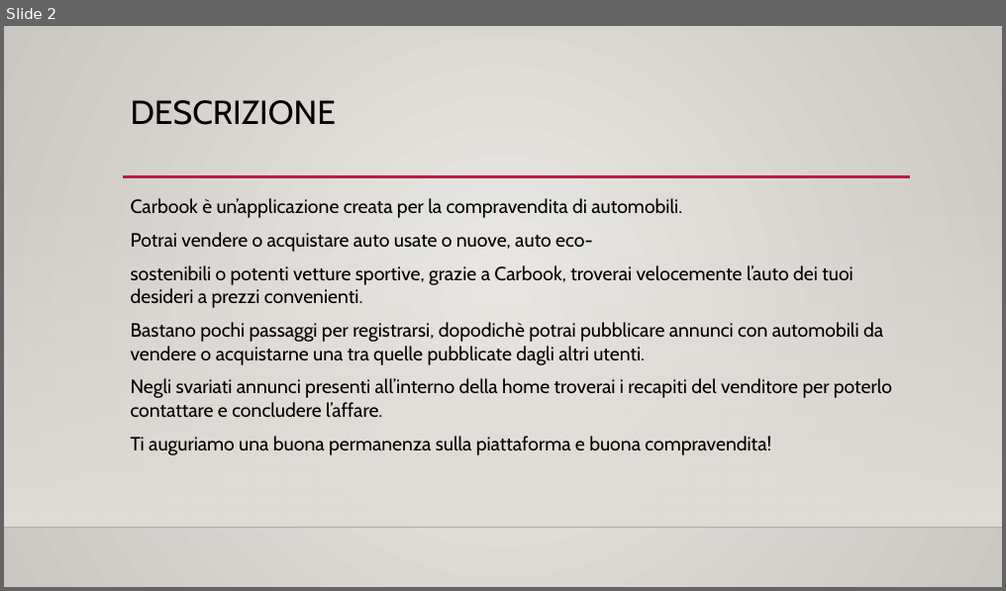
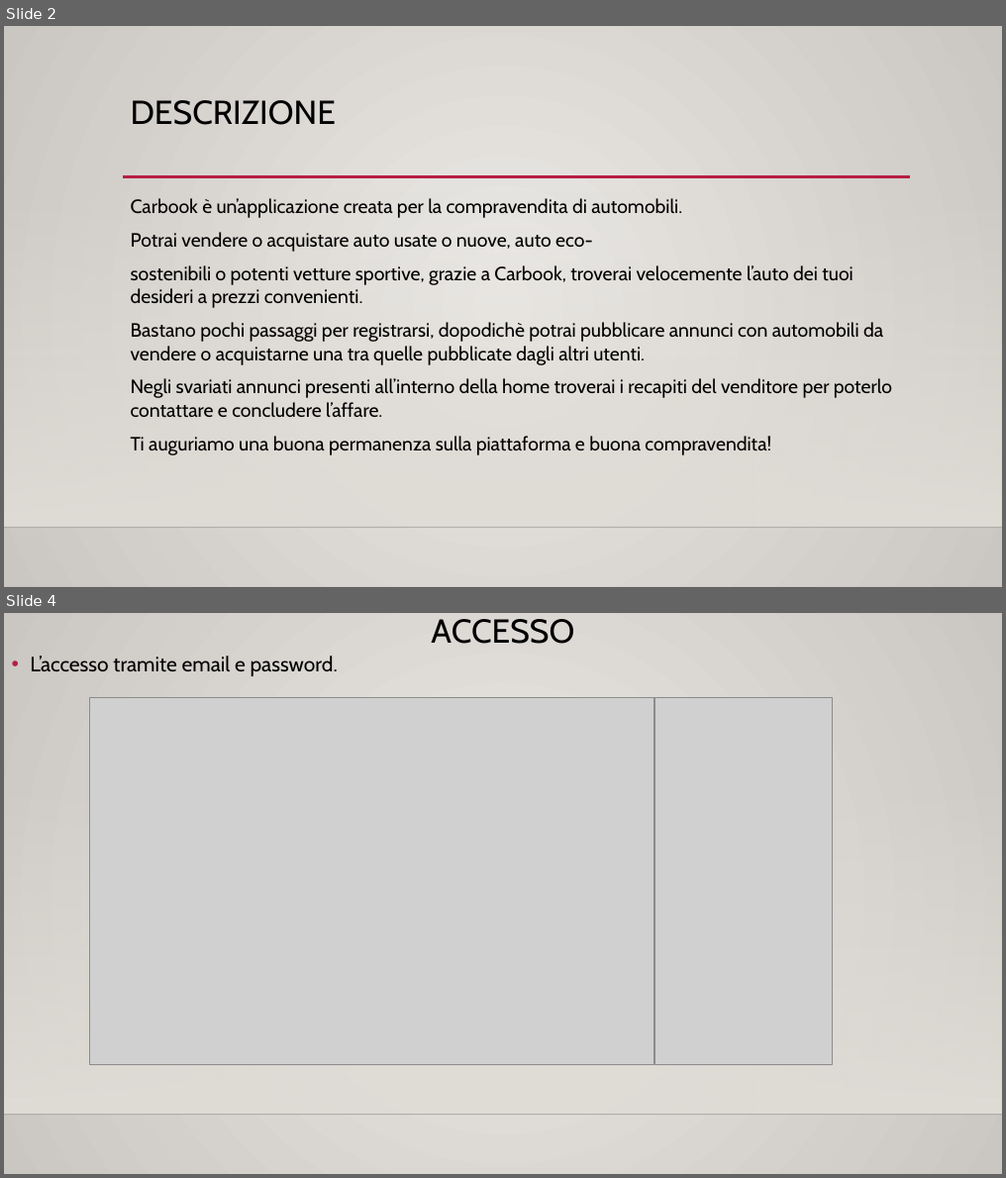
Before and after one commit to LucaNastasi/LibroAuto, a slide deck: presentazione.pptx. Shown one above the other, each under a label of ours: slide 2 before the commit, slides 2 and 4 after it; the slides between them are not shown. The pictures are 1006x591 and 1006x1178 pixels, drawn with LibreOffice and Linux fonts; fonts in the diff are those of the drawing; grey boxes stand for pictures; background and template pictures are left out. Boxes give left, top, right and bottom in pixels: in the first picture for what was removed or moved away, otherwise in the second. Text is boxed around its words. In the diff, an @@ line names an element or a change of style, - is before the commit and + after.

```diff
--- a/presentazione.pptx
+++ b/presentazione.pptx
@@ slide 4 added at bbox=[4, 613, 1002, 1174], background gradient #ECEAE7 to #CAC7C1; not listed: 2 template elements that a slide beside it also shows @@
@@ title added at bbox=[431, 619, 574, 644], 32 pt, text #000000 @@
+ACCESSO
@@ text added at bbox=[30, 656, 338, 676], 20 pt, text #000000 @@
+• L’accesso tramite email e password.
@@ picture added at bbox=[89, 697, 654, 1065] @@
@@ picture added at bbox=[655, 697, 833, 1065] @@
```
Also in this commit, not shown: 1 slide changed, 5 other slides added, 13 other files.
